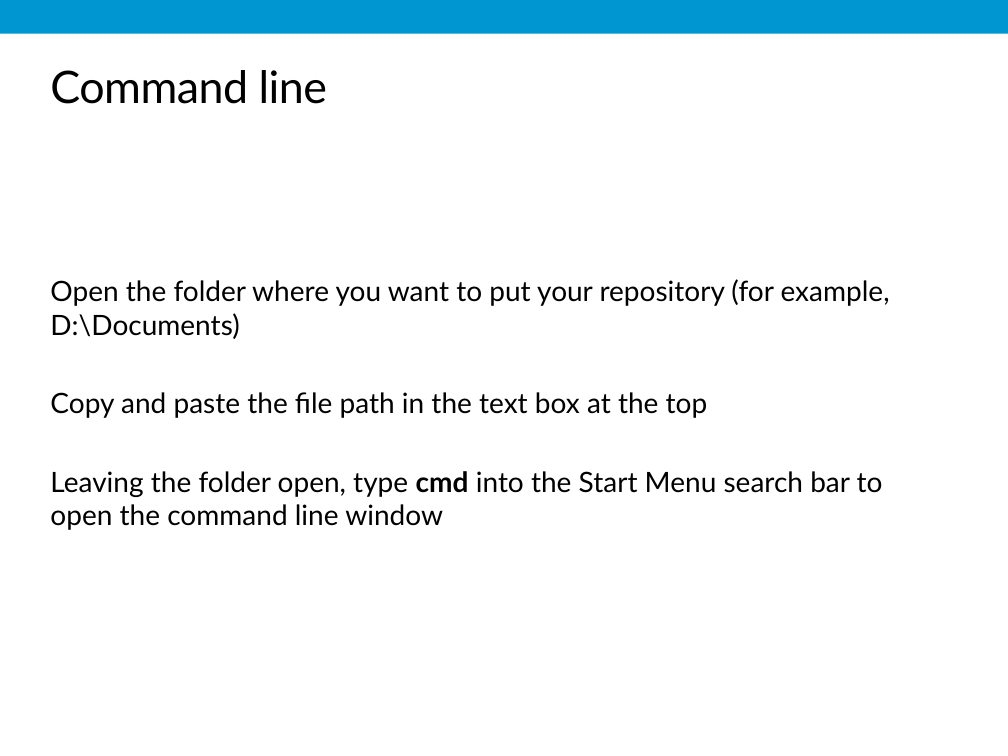
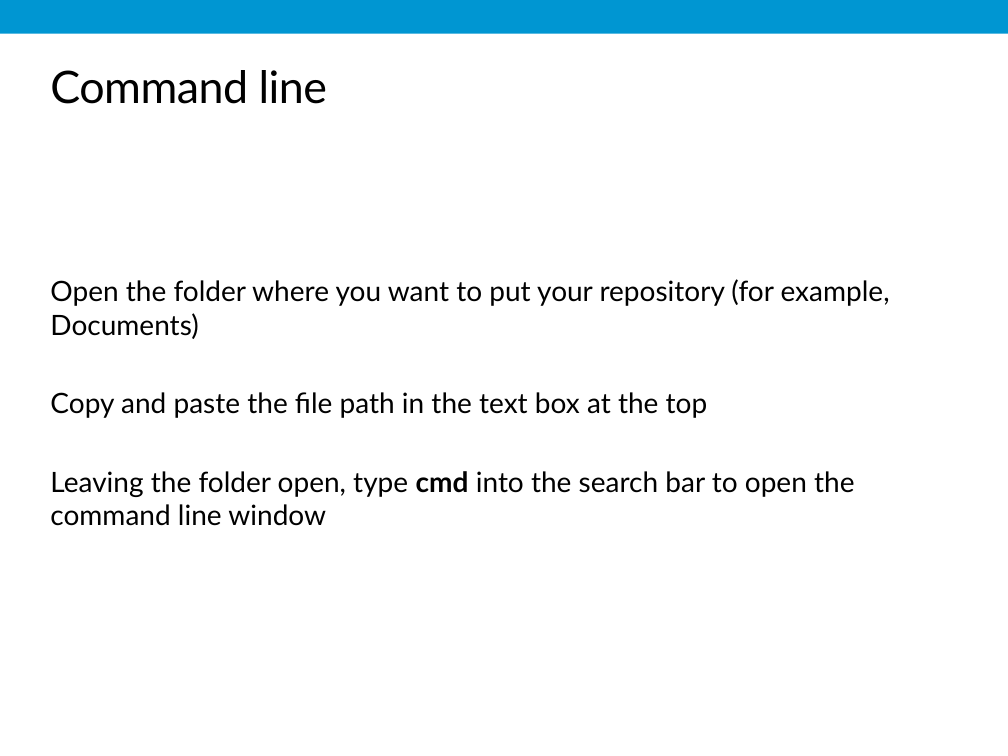
Before and after one commit to UI-Research/GitHub-Training-External, a slide deck: slide 19 of Intro.pptx. Drawn at 1008x756 pixels with LibreOffice and Linux fonts; fonts in the diff are those of the drawing; background and template pictures are left out. Boxes give left, top, right and bottom in pixels: in the first picture for what was removed or moved away, otherwise in the second. Text is boxed around its words. In the diff, an @@ line names an element or a change of style, - is before the commit and + after.

Commit message:
Added explanation of git add and improved examples

```diff
--- a/Intro.pptx
+++ b/Intro.pptx
@@ text at box(50, 279, 890, 339): text changed @@
-Open the folder where you want to put your repository (for example, D:\Documents)
+Open the folder where you want to put your repository (for example, Documents)
@@ text at box(50, 471, 854, 526): text changed @@
-Leaving the folder open, type cmd into the Start Menu search bar to open the command line window
+Leaving the folder open, type cmd into the search bar to open the command line window
```
Also in this commit, not shown: 5 other slides changed, 14 slides added.
